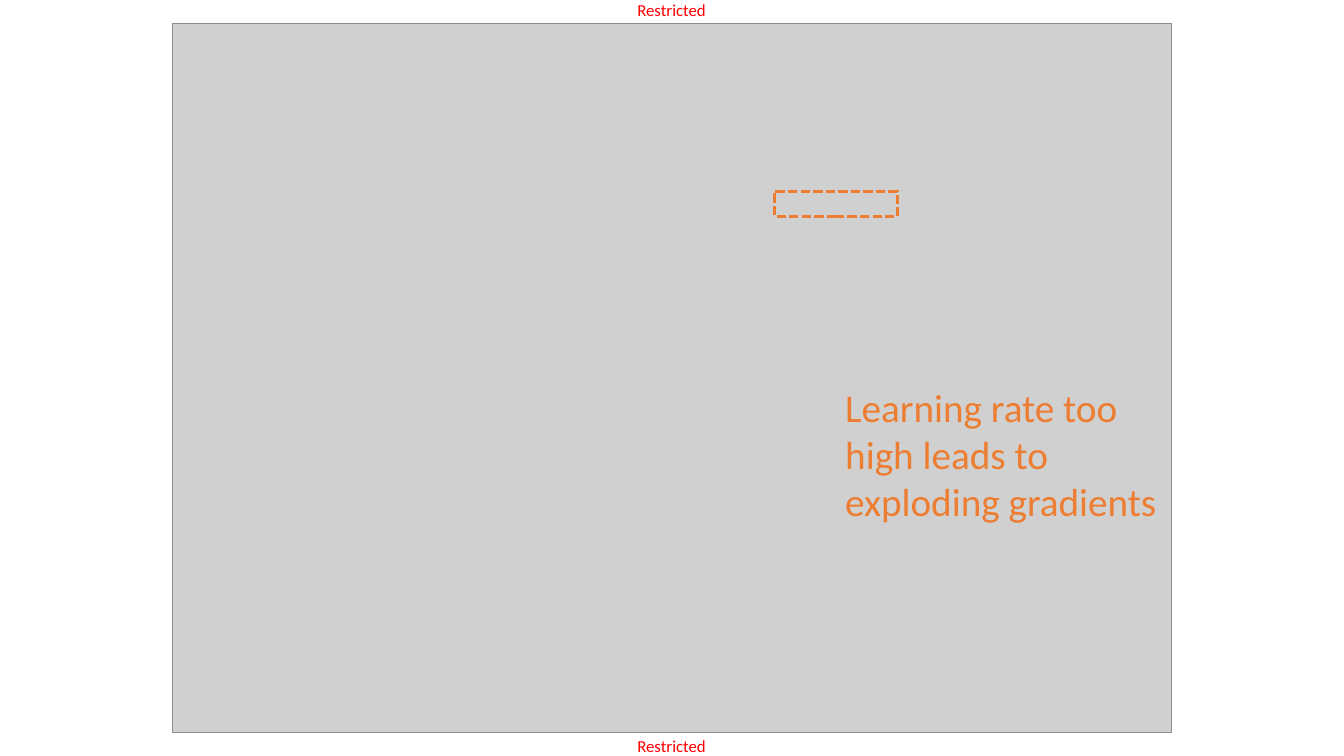
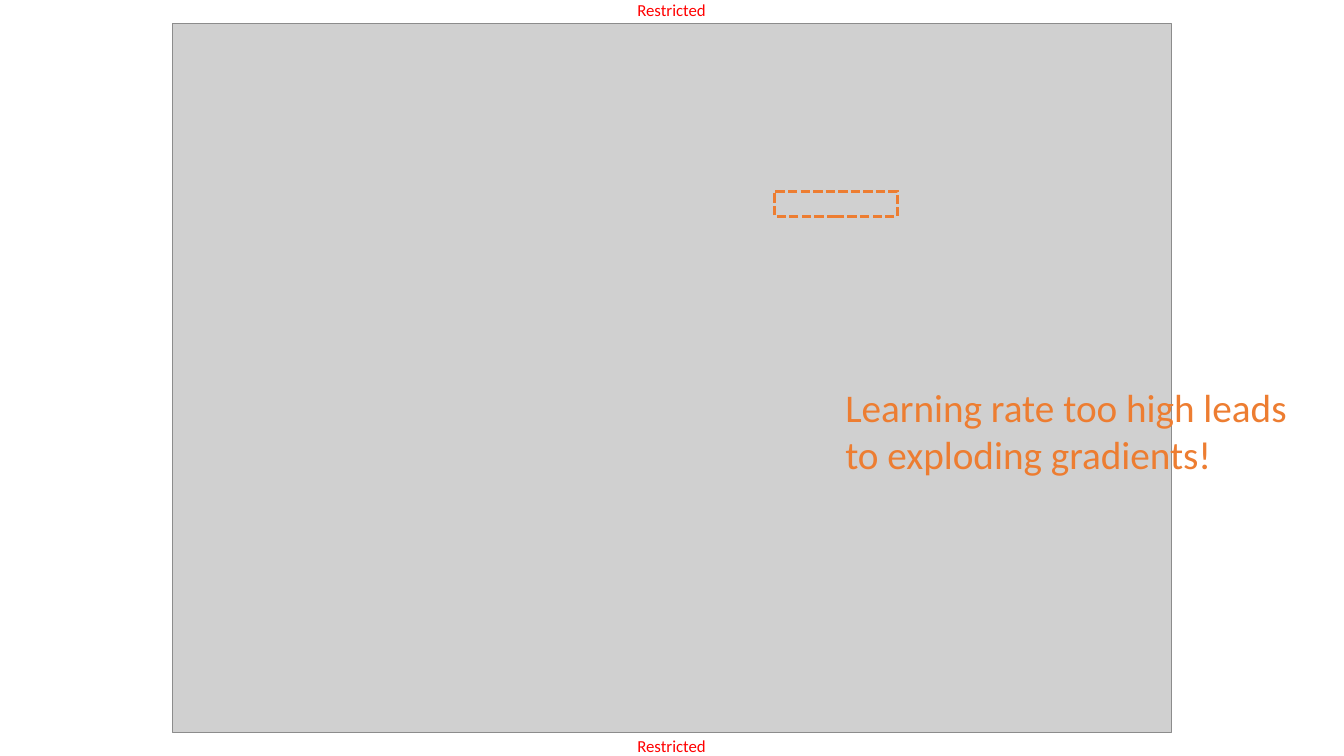
Before and after one commit to matthieudemari/SUTD_DL_50_039, a slide deck: slide 35 of W2/1. W2S1 final/W2S1.pptx. Drawn at 1344x756 pixels with LibreOffice and Linux fonts; fonts in the diff are those of the drawing; grey boxes stand for pictures. Boxes give left, top, right and bottom in pixels: in the first picture for what was removed or moved away, otherwise in the second. Text is boxed around its words. In the diff, an @@ line names an element or a change of style, - is before the commit and + after.

```diff
--- a/W2/1. W2S1 final/W2S1.pptx
+++ b/W2/1. W2S1 final/W2S1.pptx
@@ text at [845,389,1286,479]: text changed @@
-Learning rate too high leads to exploding gradients
+Learning rate too high leads to exploding gradients!
```
Also in this commit, not shown: 15 other slides changed, 6 other files.
